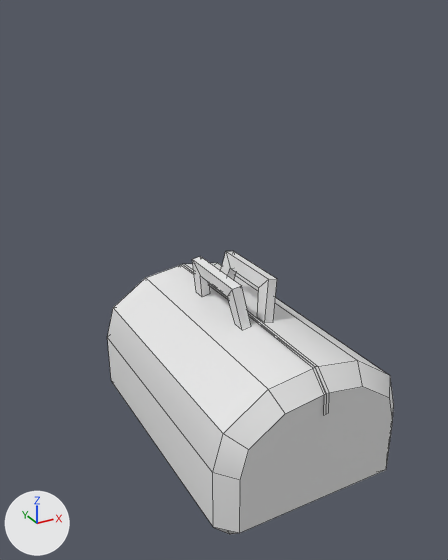
The Blender file assets/models/props/luggage.blend: old version first, new version second.
The view is the same before and after, from a 50 mm lens placed at (-0.581, -0.997, 0.866), pointed at (-0.04, -0.014, 0.375). The axes (+X, +Y, +Z) are drawn at lower left. The lights are the same throughout. Mesh edges are drawn as thin lines.

Names of what the first picture shows: 'luggage.brownBag'.
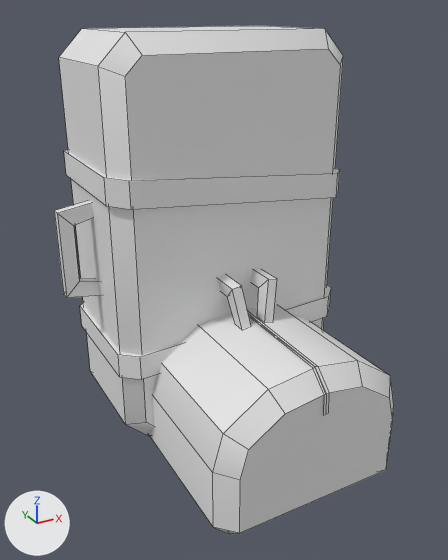
Patch to the scene script:
```diff
--- a/assets/models/props/luggage.blend.py
+++ b/assets/models/props/luggage.blend.py
@@ ob_luggage_suitcase_large_green @@
+ob_luggage_suitcase_large_green = bpy.data.objects.new('luggage.suitcase.large.green', me_cube_005.copy())  # the mesh of ob_luggage_suitcase_large_green
+ob_luggage_suitcase_large_green.location = (0.0, 0.0, 0.0)
+_m = ob_luggage_suitcase_large_green.modifiers.new('Bevel', 'BEVEL')
+_m.width = 0.0336
+_m.width_pct = 0.0336
+_m.limit_method = 'WEIGHT'
+_m.use_clamp_overlap = False
+_m.miter_outer = 'MITER_ARC'
```

Pixel boxes [x1, y1, x2, y2] of what changed, in the pictures (448 x 560 px):
'luggage.suitcase.large.green', added: after [54, 26, 343, 436]
